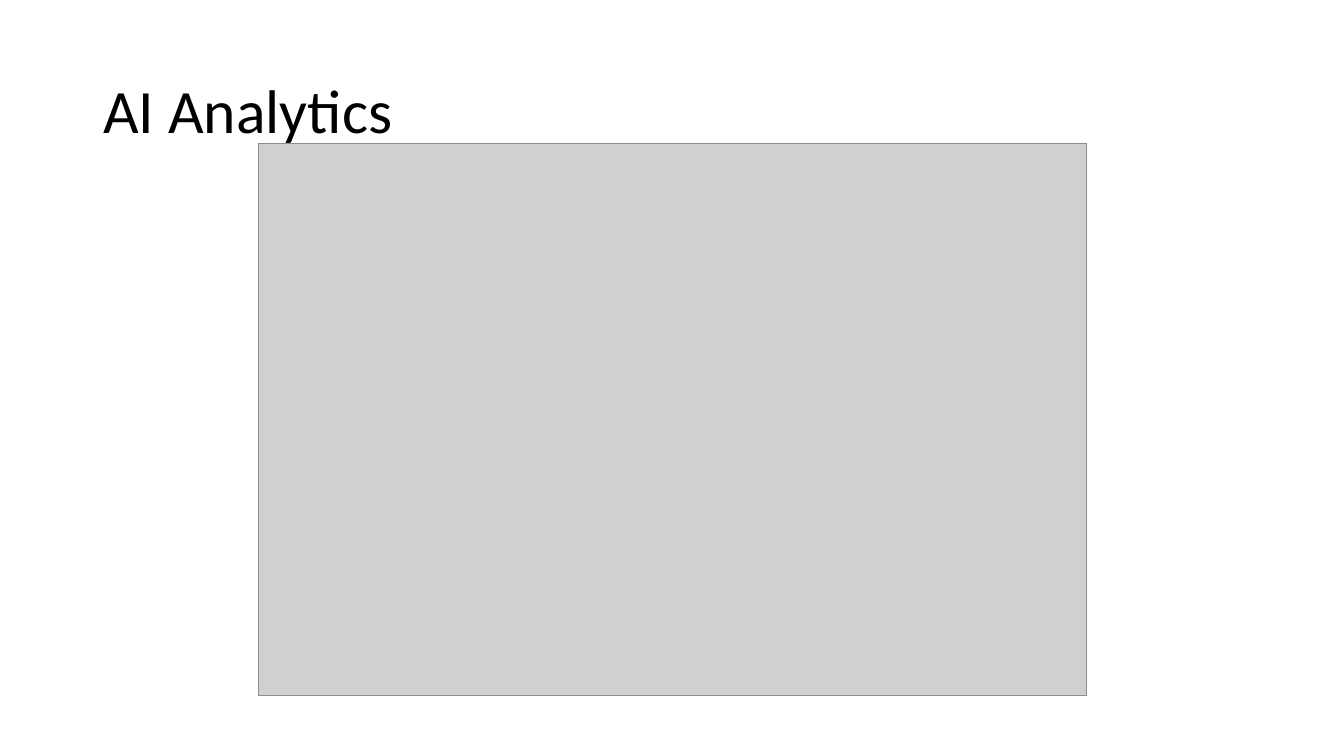
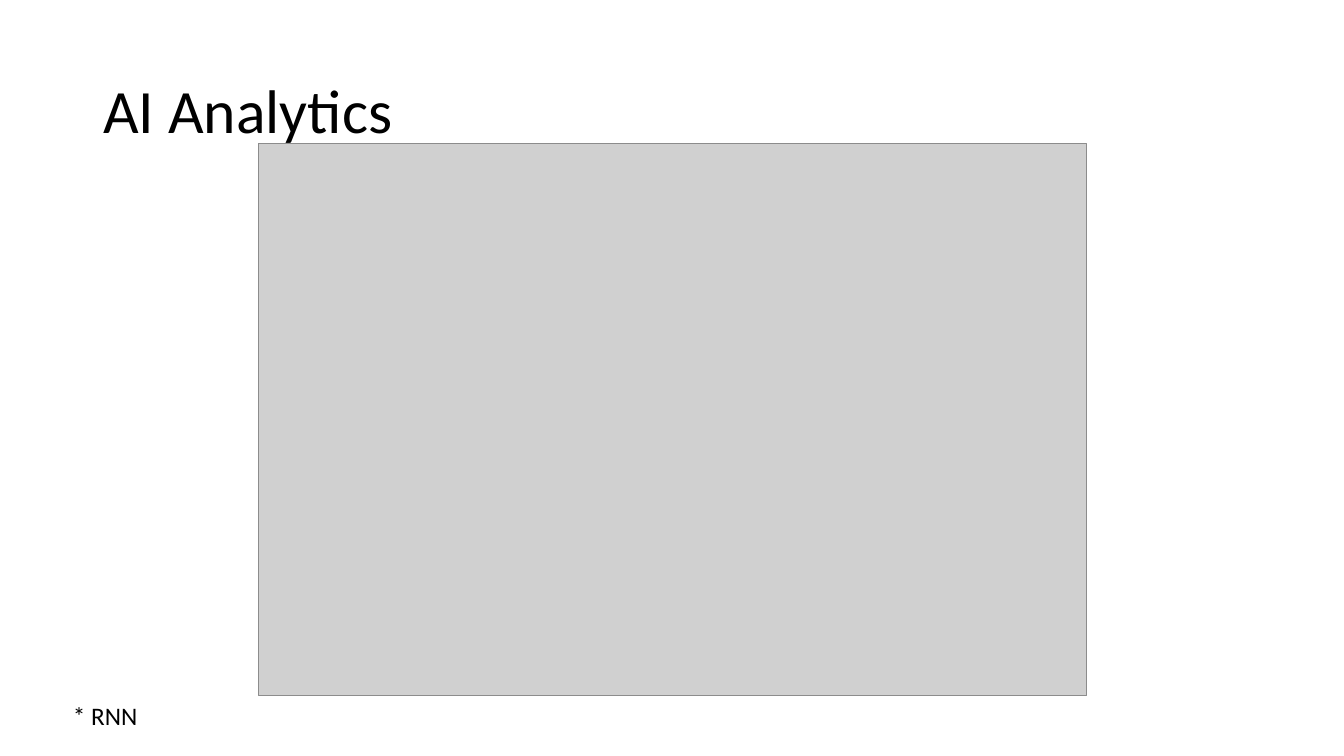
Before and after one commit to vadikko2/Hack_university, a slide deck: slide 7 of Hack_present - 3.pptx. Drawn at 1344x756 pixels with LibreOffice and Linux fonts; fonts in the diff are those of the drawing; grey boxes stand for pictures. Boxes give left, top, right and bottom in pixels: in the first picture for what was removed or moved away, otherwise in the second. Text is boxed around its words. In the diff, an @@ line names an element or a change of style, - is before the commit and + after.

```diff
--- a/Hack_present - 3.pptx
+++ b/Hack_present - 3.pptx
@@ text added at <box>91,708,137,725</box>, 18 pt, text #000000 @@
+* RNN
```
Also in this commit, not shown: 2 other slides changed, 3 slides added, 4 slides removed.
